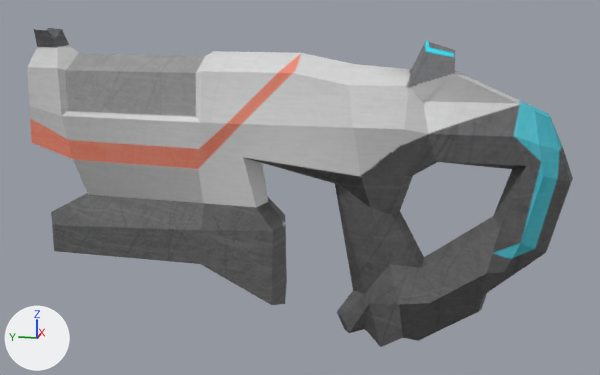
One commit to the FBX model Projects/LightSavers/LightSavers/LightSaversContent/models/weapons/pistol/Pistol.fbx: the scene before it, then after it.
The view is the same before and after, from a 50 mm lens placed at (-0.01899, -0.00434, 0.00551), pointed at (0.00005, -0.00053, 0.00076). Lighting does not change. The marker at lower left points along +X, +Y and +Z. Where no turn or scale is listed for an object, it has been applied to the vertices.
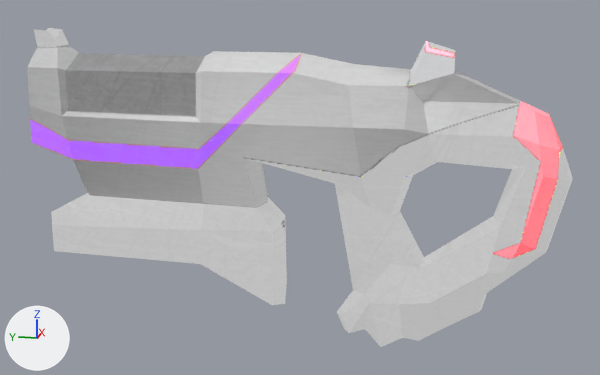
Commit message: Added emit effect to pistol.

Boxes [x1, y1, x2, y2] around the edits, measured in the pictures (600 x 375 px):
'pCube1', surface changed
    both: [30, 28, 573, 347]

Patch to the scene script:
```diff
--- a/Projects/LightSavers/LightSavers/LightSaversContent/models/weapons/pistol/Pistol.fbx.py
+++ b/Projects/LightSavers/LightSavers/LightSaversContent/models/weapons/pistol/Pistol.fbx.py
@@ img_pistoluvs_emit_jpg @@
+img_pistoluvs_emit_jpg = load_image('PistolUVs_emit.jpg', 'PistolUVs_emit.jpg', 512, 512, 'sRGB')
@@ mat_phong1 @@
 n0 = _N.new('ShaderNodeBsdfPrincipled'); n0.name = 'Principled BSDF'
 n0.inputs[2].default_value = 0.553  # 'Roughness'
+n0.inputs[28].default_value = 1.0  # 'Emission Strength'
 n1 = _N.new('ShaderNodeOutputMaterial'); n1.name = 'Material Output'
@@ mat_phong1 @@
 n2.image = img_pistoluvs_jpg
+n3 = _N.new('ShaderNodeTexImage'); n3.name = 'Image Texture.001'
+n3.image = img_pistoluvs_emit_jpg
 _L.new(n2.outputs[0], n0.inputs[0])  # 'Color' to 'Base Color'
 _L.new(n0.outputs[0], n1.inputs[0])  # 'BSDF' to 'Surface'
+_L.new(n3.outputs[0], n0.inputs[27])  # 'Color' to 'Emission Color'
```
